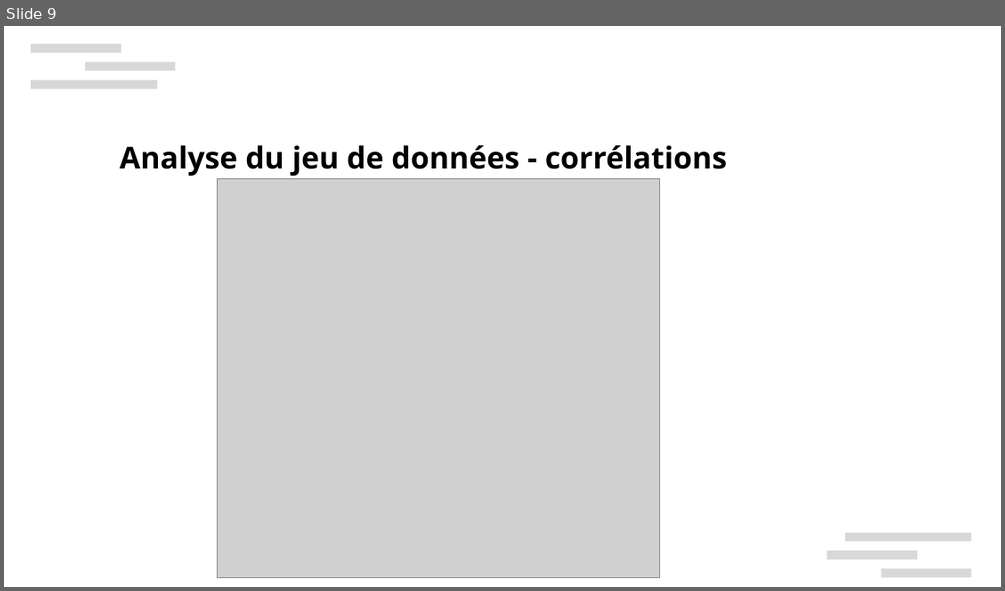
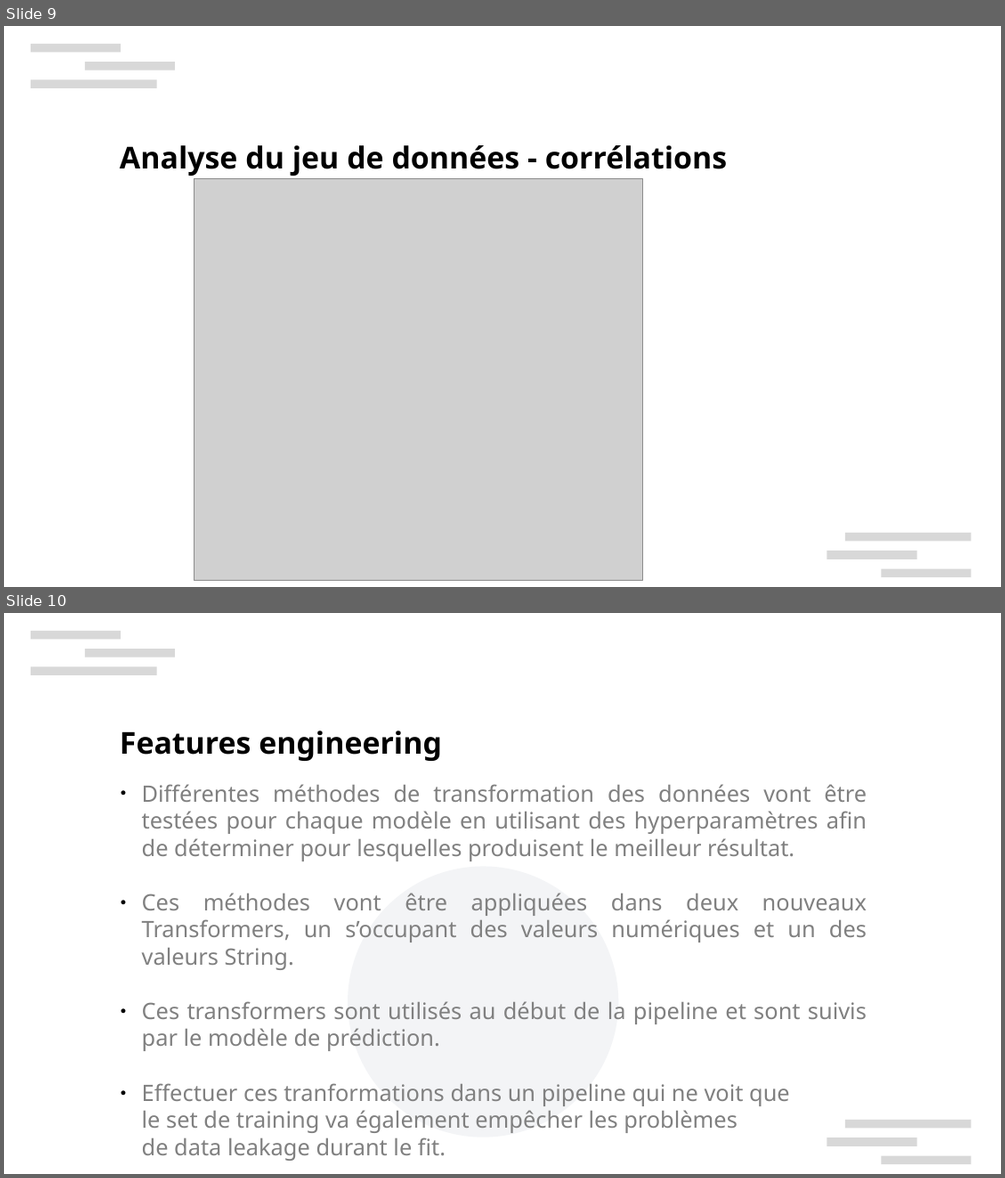
Before and after one commit to xbarrelet/ml-project-3, a slide deck: Barrelet_Xavier_3_presentation_130624.pptx. Shown one above the other, each under a label of ours: slide 9 before the commit, slides 9 and 10 after it. The pictures are 1005x591 and 1005x1178 pixels, drawn with LibreOffice and Linux fonts; fonts in the diff are those of the drawing; grey boxes stand for pictures; background and template pictures are left out. Boxes give left, top, right and bottom in pixels: in the first picture for what was removed or moved away, otherwise in the second. Text is boxed around its words. In the diff, an @@ line names an element or a change of style, - is before the commit and + after.

```diff
--- a/Barrelet_Xavier_3_presentation_130624.pptx
+++ b/Barrelet_Xavier_3_presentation_130624.pptx
@@ slide 10 added at [4, 613, 1001, 1174], background #FFFFFF; not listed: 6 template elements that a slide beside it also shows @@
@@ text added at [120, 730, 442, 761], 24 pt, text #000000, bold @@
+Features engineering
@@ text added at [142, 784, 866, 1160], 18 pt, text #808080 @@
+● Différentes méthodes de transformation des données vont être testées pour chaque modèle en utilisant des hyperparamètres afin de déterminer pour lesquelles produisent le meilleur résultat.
+● Ces méthodes vont être appliquées dans deux nouveaux Transformers, un s’occupant des valeurs numériques et un des valeurs String.
+● Ces transformers sont utilisés au début de la pipeline et sont suivis par le modèle de prédiction.
+● Effectuer ces tranformations dans un pipeline qui ne voit que
+  le set de training va également empêcher les problèmes
+  de data leakage durant le fit.
@@ ellipse added at [348, 867, 618, 1136], fill #8D99AE at 10% opacity @@
@@ slide 9 changed as well @@
@@ picture: place and size @@
-picture at [217, 179, 660, 578]
+picture at [194, 179, 643, 580]
```
Also in this commit, not shown: 5 other slides changed, 12 other slides added, 32 slides removed, 6 other files.
